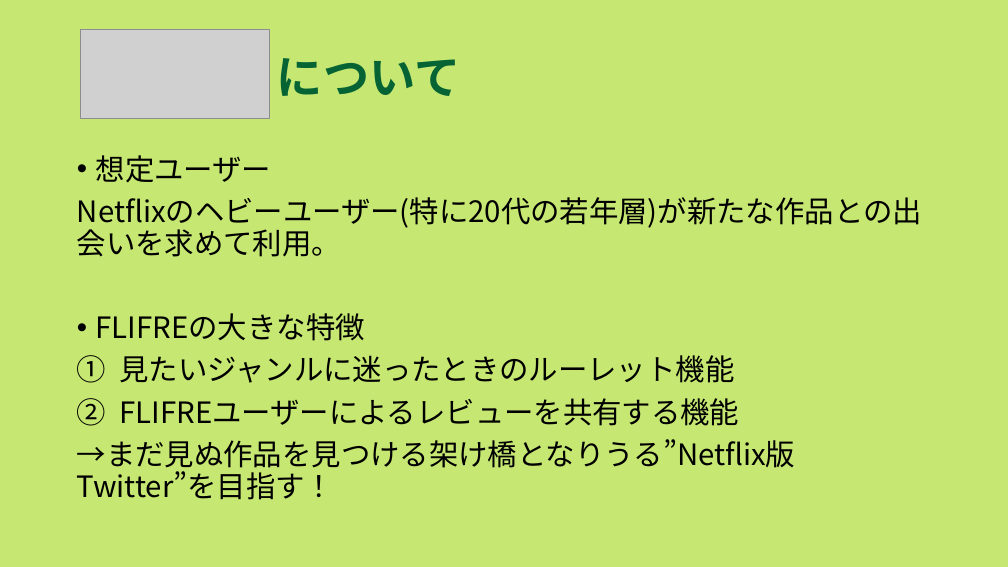
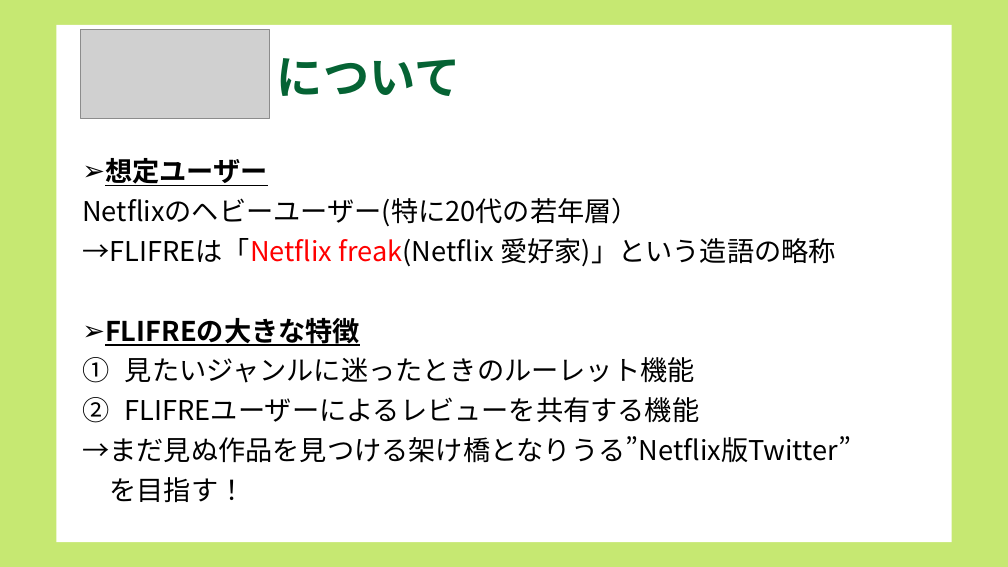
Before and after one commit to dojo2022/B-3, a slide deck: slide 4 of doc/B3炙りえんがわ_成果発表会資料.pptx (slide 3 before the commit). Drawn at 1008x567 pixels with LibreOffice and Linux fonts; fonts in the diff are those of the drawing; grey boxes stand for pictures. Boxes give left, top, right and bottom in pixels: in the first picture for what was removed or moved away, otherwise in the second. Text is boxed around its words. In the diff, an @@ line names an element or a change of style, - is before the commit and + after.

```diff
--- a/doc/B3炙りえんがわ_成果発表会資料.pptx
+++ b/doc/B3炙りえんがわ_成果発表会資料.pptx
@@ rectangle added at <box>57,25,952,542</box>, fill #FFFFFF @@
@@ text at <box>105,158,699,423</box>: size 28 to 25.9 pt in "想定ユーザー", "FLIFREの大きな特徴", "見たいジャンルに迷ったときのルーレット機能", "FLIFREユーザーによるレビューを共有する機能"; bold on, underline on in "想定ユーザー", "FLIFREの大きな特徴"; bullet • to ➢ @@
@@ text at <box>82,198,836,267</box>: text changed; size 28 to 25.9 pt @@
-Netflixのヘビーユーザー(特に20代の若年層)が新たな作品との出会いを求めて利用。
+Netflixのヘビーユーザー(特に20代の若年層）
+→FLIFREは「Netflix freak(Netflix 愛好家)」という造語の略称
@@ text at <box>82,436,851,502</box>: text changed; size 28 to 25.9 pt @@
-→まだ見ぬ作品を見つける架け橋となりうる”Netflix版Twitter”を目指す！
+→まだ見ぬ作品を見つける架け橋となりうる”Netflix版Twitter”
+を目指す！
```
Also in this commit, not shown: 13 other slides changed, 3 slides added, 6 slides removed.
